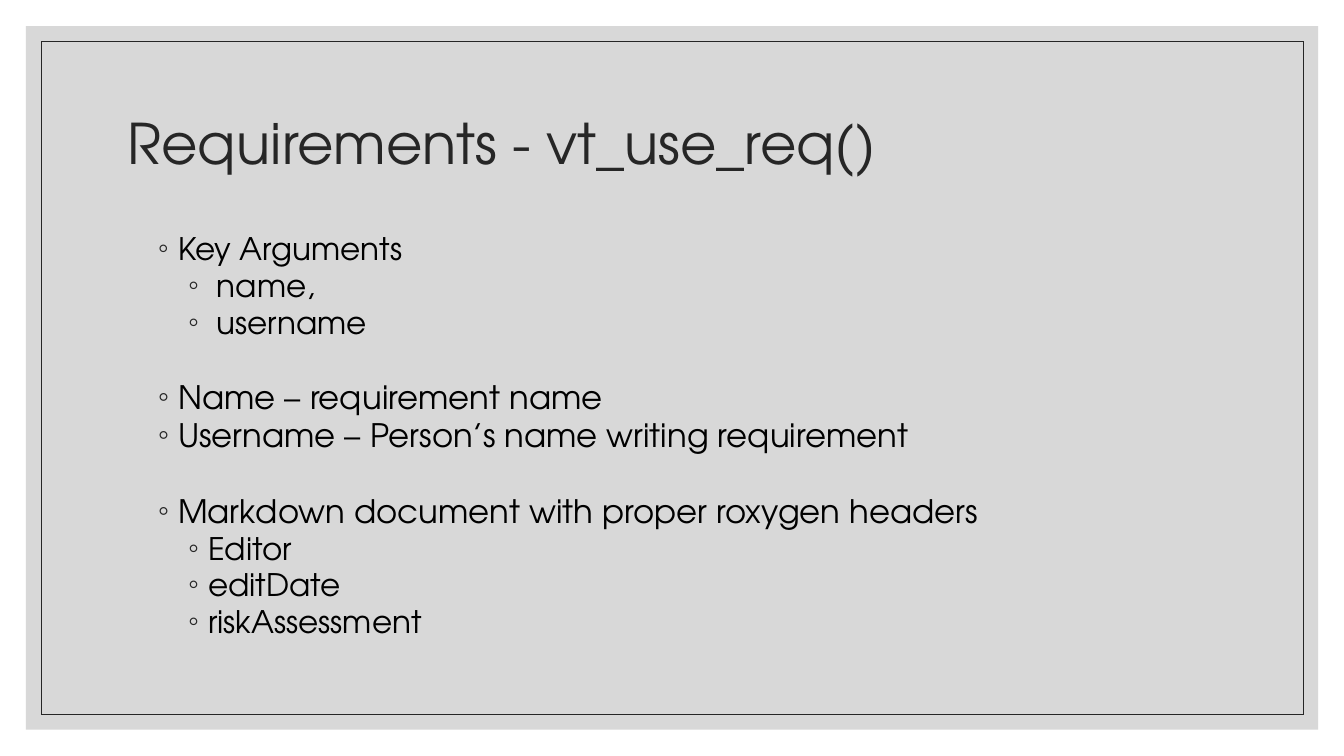
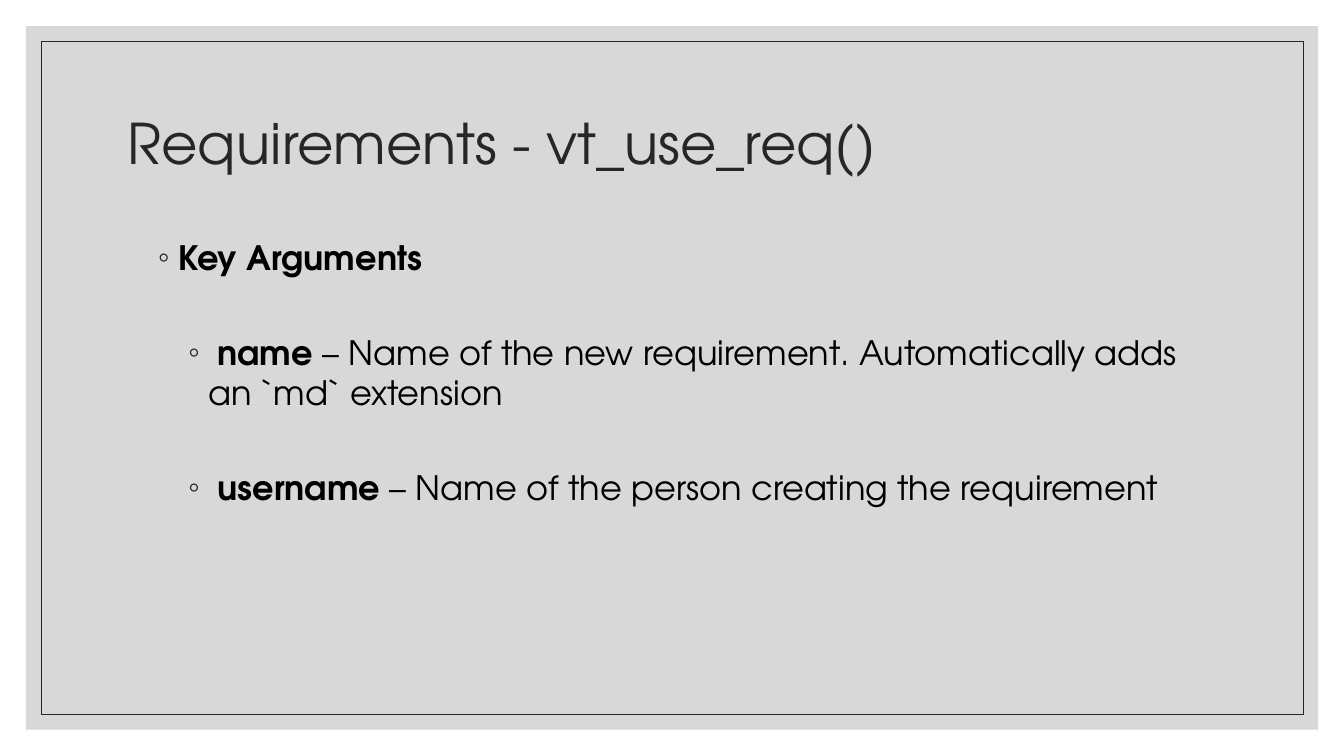
Before and after one commit to FredHutch/R_Package_Validation_Tutorial, a slide deck: slide 9 of Slides/Slides-04-Elements_of_Validation/Slides-04-Elements_of_Validation.pptx. Drawn at 1344x756 pixels with LibreOffice and Linux fonts; fonts in the diff are those of the drawing. Boxes give left, top, right and bottom in pixels: in the first picture for what was removed or moved away, otherwise in the second. Text is boxed around its words. In the diff, an @@ line names an element or a change of style, - is before the commit and + after.

```diff
--- a/Slides/Slides-04-Elements_of_Validation/Slides-04-Elements_of_Validation.pptx
+++ b/Slides/Slides-04-Elements_of_Validation/Slides-04-Elements_of_Validation.pptx
@@ text at (x1=178, y1=245, x2=422, y2=278): size 22.2 to 24 pt, bold on in "Key Arguments"; line spacing 0.8 to 1 @@
@@ text at (x1=208, y1=340, x2=1177, y2=508): text changed; size 23.1 to 24 pt @@
-    ◦ name,
-    ◦ username
-  ◦ Name – requirement name
-  ◦ Username – Person’s name writing requirement
-  ◦ Markdown document with proper roxygen headers
-    ◦ Editor
-    ◦ editDate
-    ◦ riskAssessment
+    ◦ name – Name of the new requirement. Automatically adds an `md` extension
+    ◦ username – Name of the person creating the requirement
```
Also in this commit, not shown: 3 other slides changed, 13 slides removed, 9 other files.
